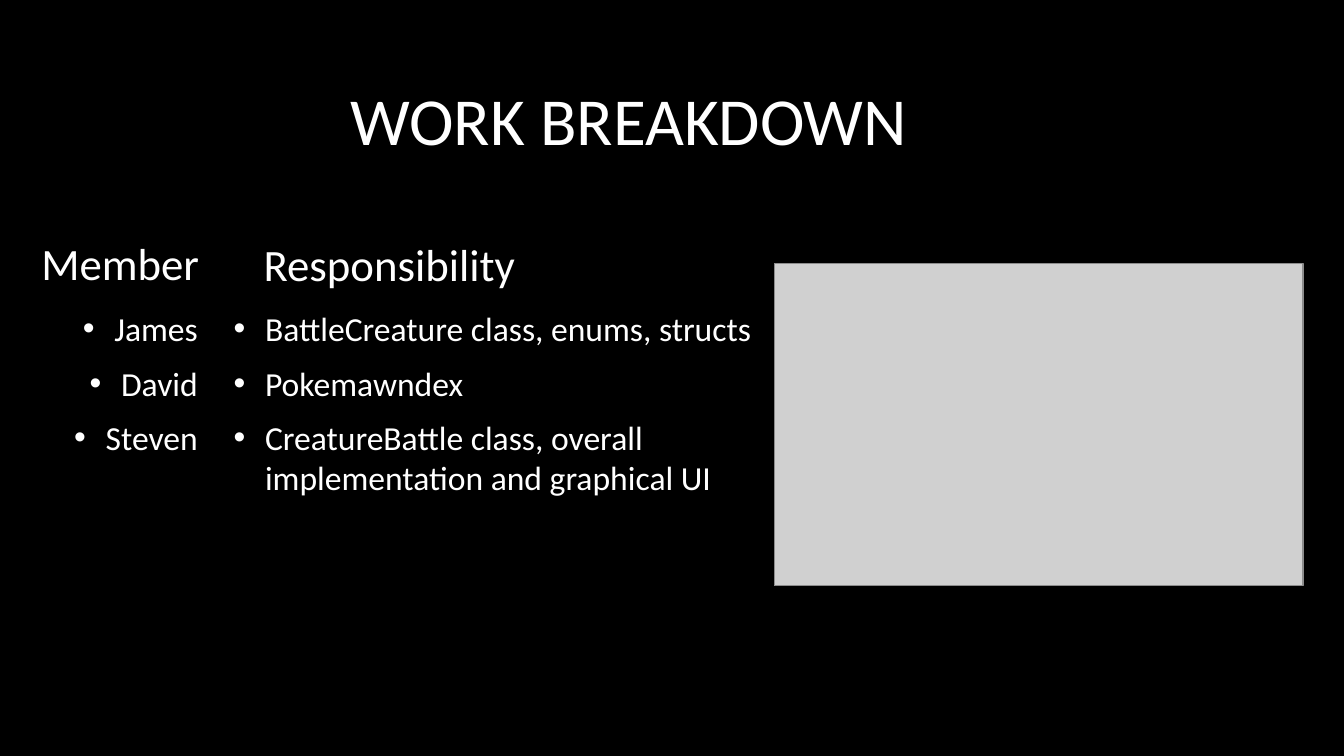
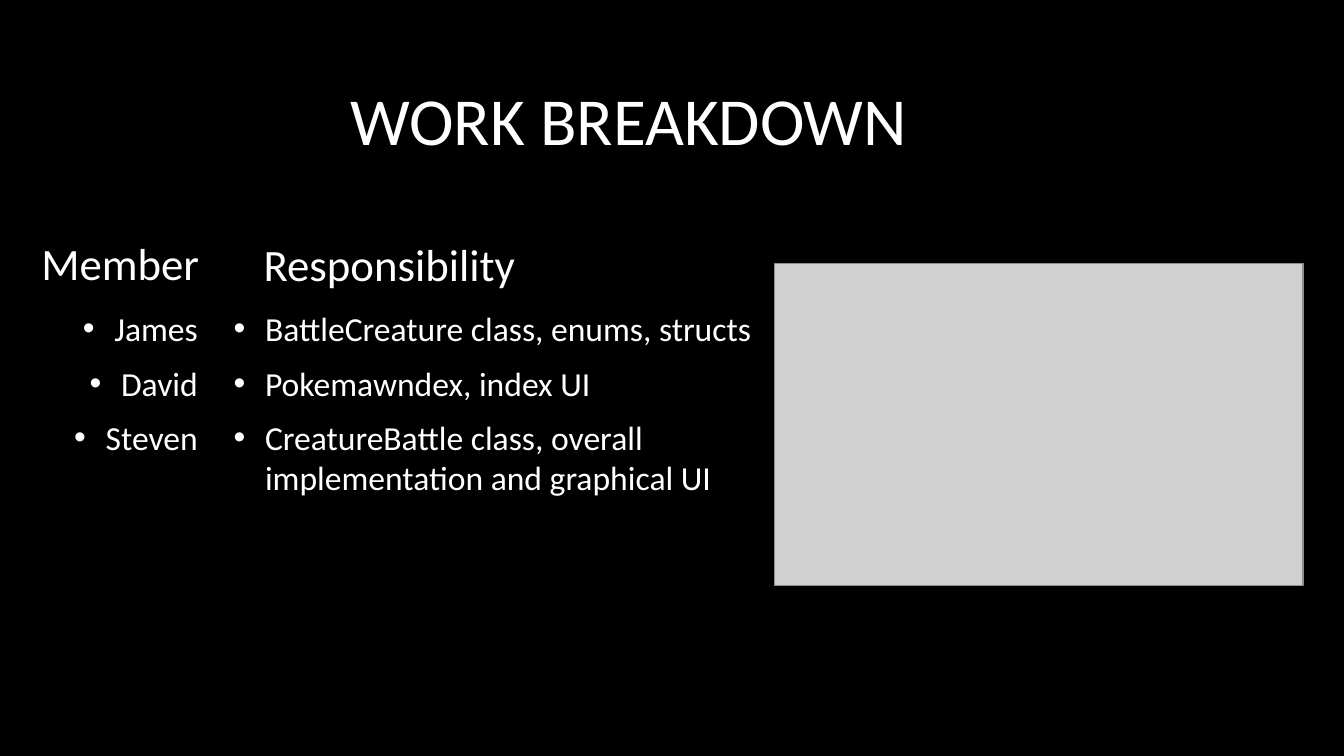
Before and after one commit to Folrig/GAM-53_SystemsFinal, a slide deck: slide 5 of PokemawnFinalPresentation.pptx (slide 4 before the commit). Drawn at 1344x756 pixels with LibreOffice and Linux fonts; fonts in the diff are those of the drawing; grey boxes stand for pictures; background and template pictures are left out. Boxes give left, top, right and bottom in pixels: in the first picture for what was removed or moved away, otherwise in the second. Text is boxed around its words. In the diff, an @@ line names an element or a change of style, - is before the commit and + after.

Commit message:
Presentation Final

```diff
--- a/PokemawnFinalPresentation.pptx
+++ b/PokemawnFinalPresentation.pptx
@@ text at (x1=265, y1=372, x2=590, y2=400): text changed @@
-• Pokemawndex
+• Pokemawndex, index UI
```
Also in this commit, not shown: 3 slides added, 2 slides removed, 4 other files.
